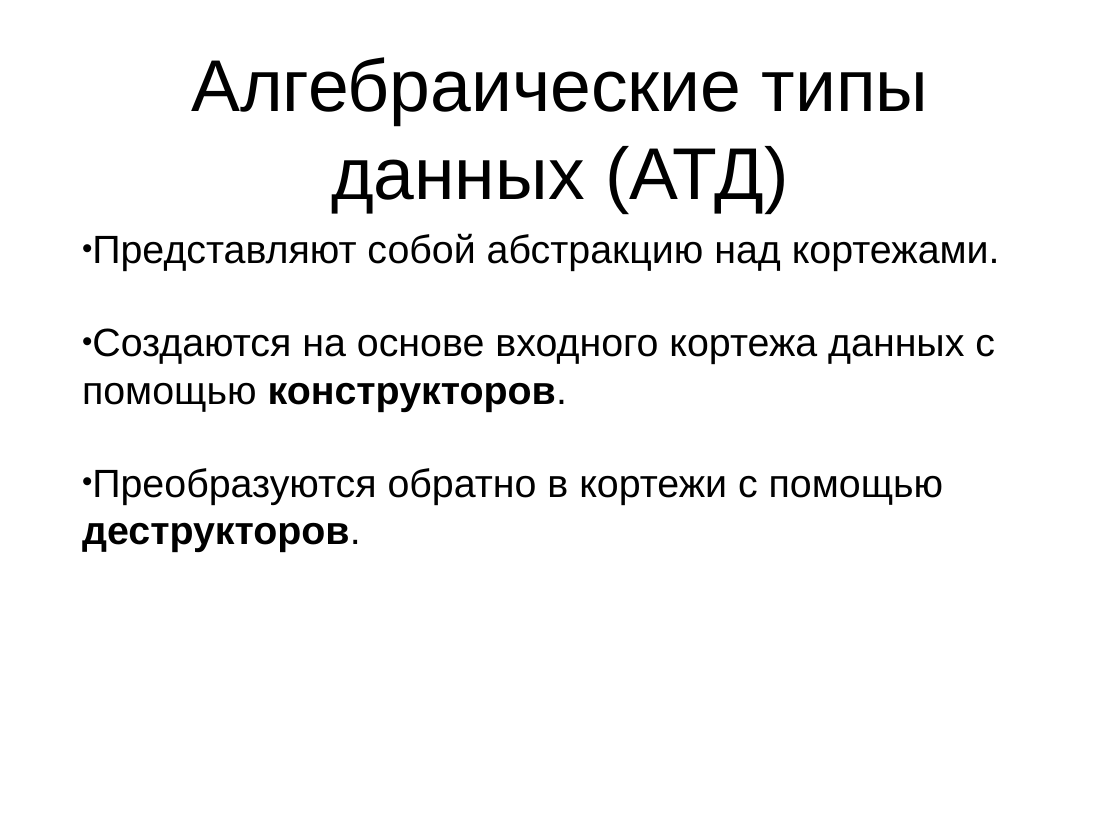
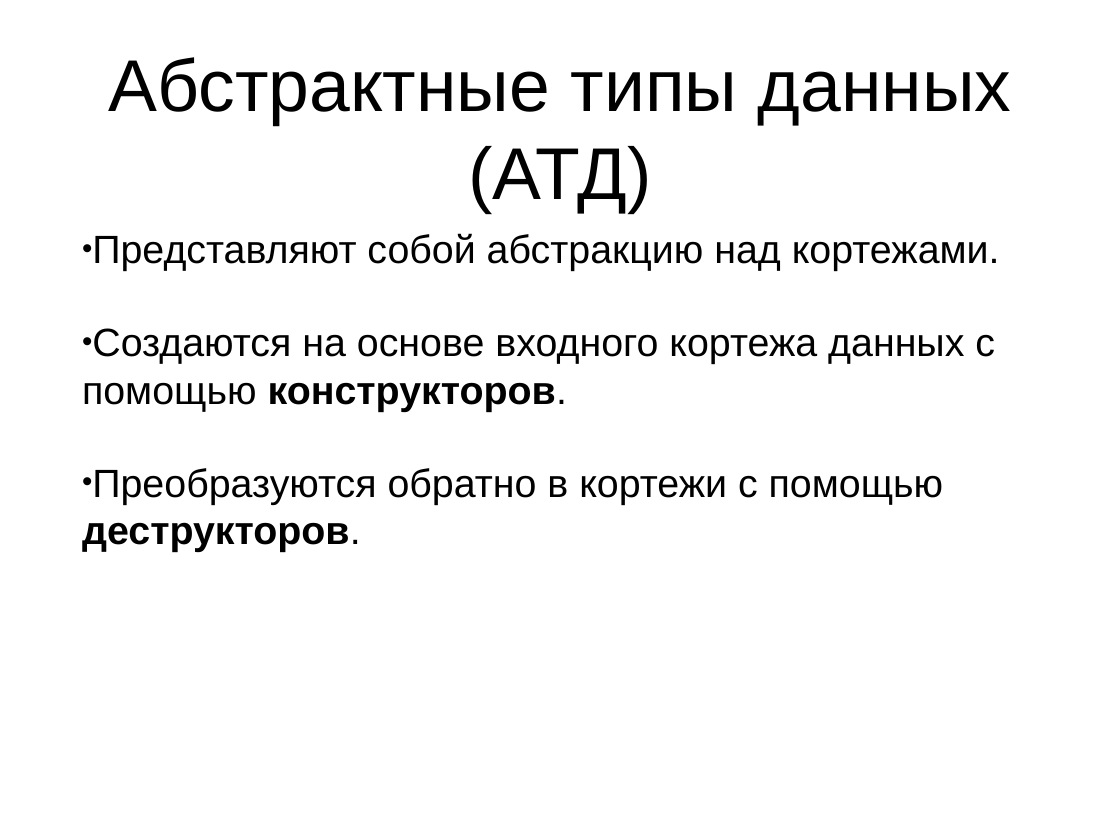
Before and after one commit to Zumisha/Parallel-Programming, a slide deck: slide 17 of Документация/fptl.ppt. Drawn at 1120x840 pixels with LibreOffice and Linux fonts; fonts in the diff are those of the drawing. Boxes give left, top, right and bottom in pixels: in the first picture for what was removed or moved away, otherwise in the second. Text is boxed around its words. In the diff, an @@ line names an element or a change of style, - is before the commit and + after.

```diff
--- a/Документация/fptl.ppt
+++ b/Документация/fptl.ppt
@@ title at <box>108,57,1012,213</box>: text changed @@
-Алгебраические типы данных (АТД)
+Абстрактные типы данных (АТД)
```
Also in this commit, not shown: 11 other slides changed, 1 slide added, 1 slide removed.
